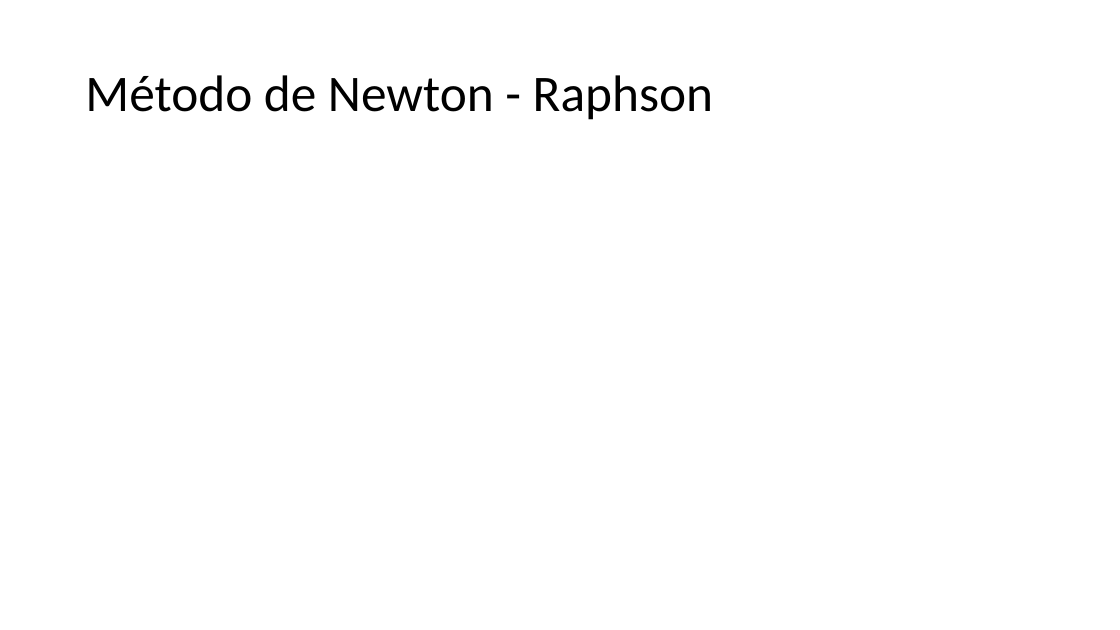
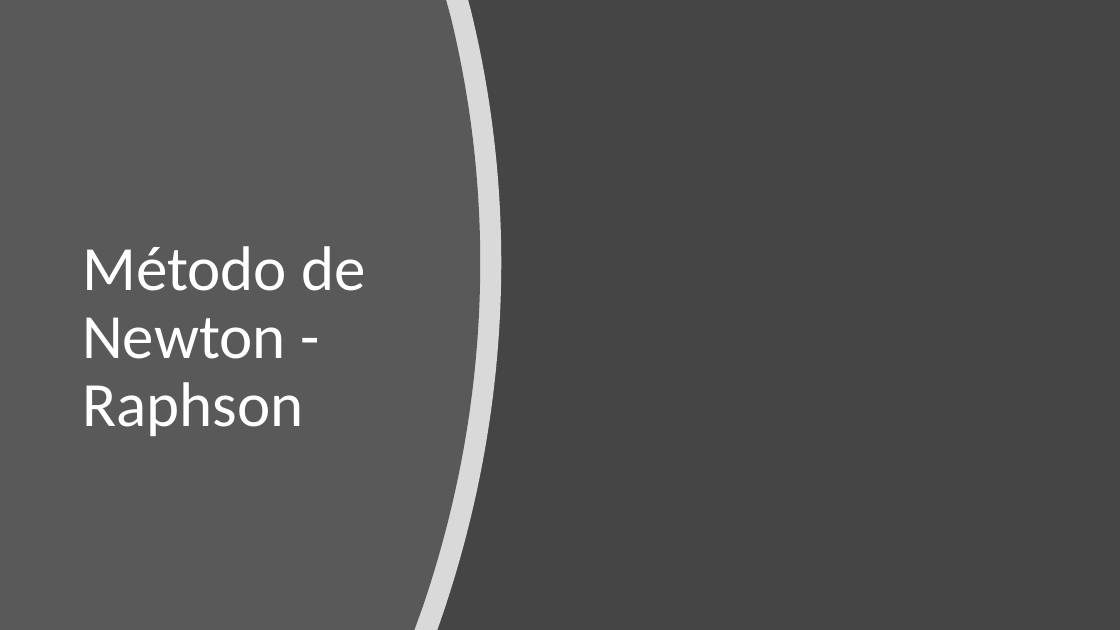
Before and after one commit to Crxwler/Numerical-Methods, a slide deck: slide 3 of Documentos/metodos_numericos.pptx. Drawn at 1120x630 pixels with LibreOffice and Linux fonts; fonts in the diff are those of the drawing; grey boxes stand for pictures. Boxes give left, top, right and bottom in pixels: in the first picture for what was removed or moved away, otherwise in the second. Text is boxed around its words. In the diff, an @@ line names an element or a change of style, - is before the commit and + after.

```diff
--- a/Documentos/metodos_numericos.pptx
+++ b/Documentos/metodos_numericos.pptx
@@ background #FFFFFF to #454545 @@
@@ freeform shape added at [0, 0, 502, 630], fill #FFFFFF at 80% opacity @@
@@ freeform shape added at [0, 0, 481, 630], fill #595959 @@
@@ title "Método de Newton - Raphson": place and size @@
-title "Método de Newton - Raphson" at [85, 75, 713, 120]
+title "Método de Newton - Raphson" at [82, 246, 365, 436]
@@ title "Método de Newton - Raphson" at [82, 246, 365, 436]: size 44 to 54 pt, text colour #000000 to #FFFFFF @@
```
Also in this commit, not shown: 3 slides added, 3 other files.
